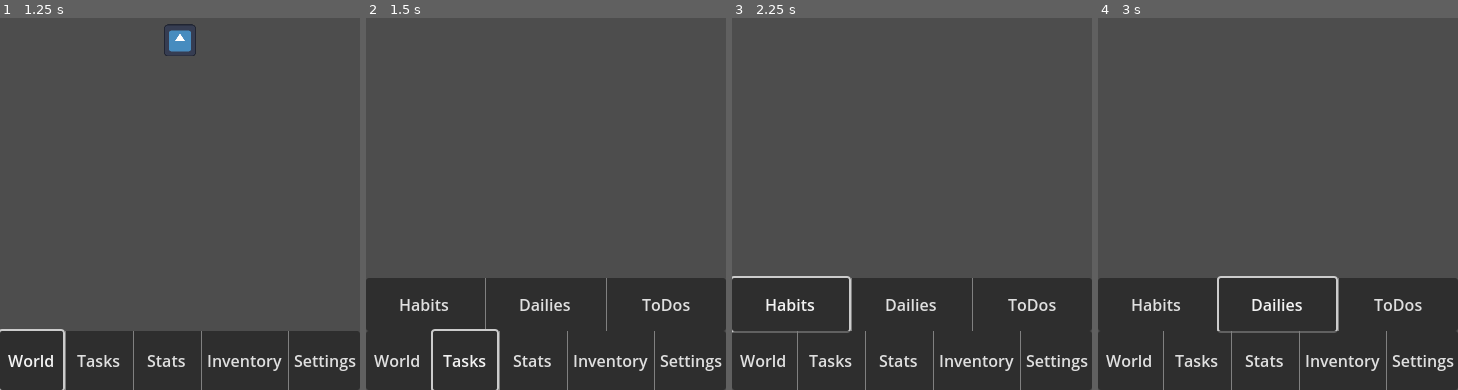
Above: before the commit, frames 1-4 (left to right).
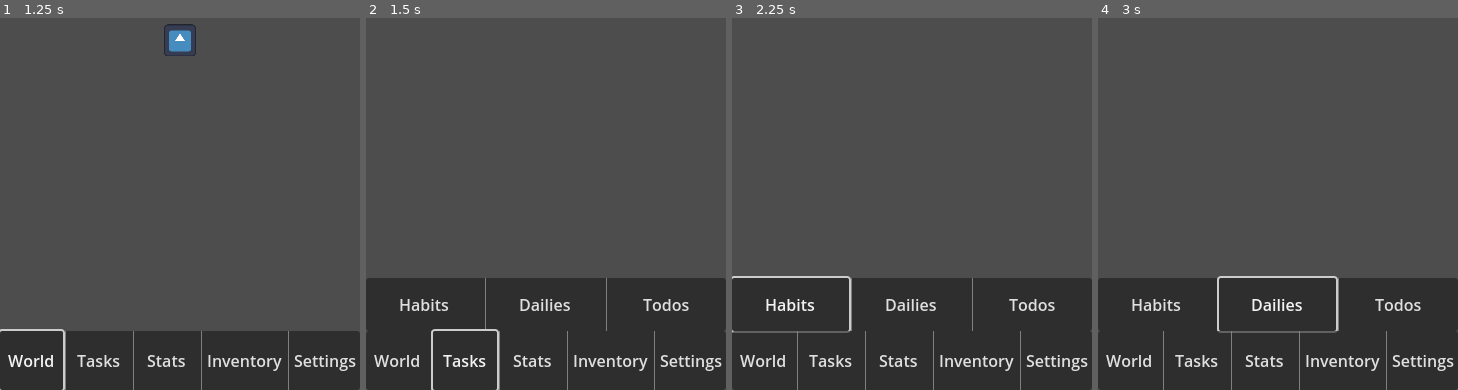
Above: after the commit, the same moments.

Repository: Knight-XAura/TaskRPG
Game: Godot game, scene res://main.tscn
Two runs of this game, one before a commit and one after it. Both use one fixed random seed, a clock stepped at 60 frames per second and the inputs below. The project has no main scene, so this scene is started directly. The engine's default icon, where the game draws it, is replaced by a stand-in: a white triangle on a blue panel in a dark square.
Inputs:
- Up to frame 1 (1.25 s): click "World" at 0.5 s
- Up to frame 2 (1.5 s): click "Tasks" at 1.25 s
- Up to frame 3 (2.25 s): click "Habits" at 2 s
- Up to frame 4 (3 s): click "Dailies" at 2.75 s

Frame 1 is identical in both runs. In frame 2, 0.2% of the frame differs, in the area x 76-90%, y 75-79%; in frame 3, 0.2%; in frame 4, 0.2%.

Commit message:
Some refactoring and preparing tasks menu

Diff:
--- a/Main.gd
+++ b/Main.gd
@@ -4,11 +4,20 @@
 @onready var view: Control = $View
 @onready var world: SubViewportContainer = $View/SVPContainer
 
-var tab_scenes: Array[PackedScene] = [null, preload("res://menu/tasks/tasks.tscn"), null]
+const TAB_SCENES: Array[PackedScene] = [
+	null,
+	preload("res://menu/tasks/tasks.tscn"),
+	preload("res://menu/stats/stats.tscn"),
+	preload("res://menu/inventory/inventory.tscn"),
+	preload("res://menu/settings/settings.tscn")
+]
 
 enum MENU_TABS {
 	WORLD = 0,
-	TASKS = 1
+	TASKS = 1,
+	STATS = 2,
+	INVENTORY = 3,
+	SETTINGS = 4
 }
 
 var current_tab_eid: MENU_TABS = MENU_TABS.WORLD
@@ -16,10 +25,10 @@
 @onready var current_tab: Control = world
 
 
-func _on_menu_pressed(new_tab_eid: int) -> void:
+func _on_navigation_bar_tab_pressed(new_tab_eid: int) -> void:
 	if current_tab_eid != new_tab_eid:
 		var tab_to_hide: Control = current_tab
-		var tab_to_show = tab_scenes[new_tab_eid].instantiate() as Control if tab_scenes[new_tab_eid] else world
+		var tab_to_show = TAB_SCENES[new_tab_eid].instantiate() as Control if TAB_SCENES[new_tab_eid] else world
 		if tab_to_show != world:
 			view.add_child(tab_to_show, true)
 		current_tab = tab_to_show
--- a/main.tscn
+++ b/main.tscn
@@ -96,6 +96,7 @@
 text = "Settings"
 flat = true
 
-[connection signal="pressed" from="HUD/Main/MenuContainer/Menu/World" to="HUD/Main" method="_on_menu_pressed" binds= [0]]
-[connection signal="pressed" from="HUD/Main/MenuContainer/Menu/Tasks" to="HUD/Main" method="_on_menu_pressed" binds= [1]]
-[connection signal="pressed" from="HUD/Main/MenuContainer/Menu/Stats" to="HUD/Main" method="_on_menu_pressed" binds= [2]]
+[connection signal="pressed" from="HUD/Main/MenuContainer/Menu/Tasks" to="HUD/Main" method="_on_navigation_bar_tab_pressed" binds= [1]]
+[connection signal="pressed" from="HUD/Main/MenuContainer/Menu/Stats" to="HUD/Main" method="_on_navigation_bar_tab_pressed" binds= [2]]
+[connection signal="pressed" from="HUD/Main/MenuContainer/Menu/Inventory" to="HUD/Main" method="_on_navigation_bar_tab_pressed" binds= [3]]
+[connection signal="pressed" from="HUD/Main/MenuContainer/Menu/Settings" to="HUD/Main" method="_on_navigation_bar_tab_pressed" binds= [4]]
--- /dev/null
+++ b/menu/inventory/inventory.tscn
@@ -0,0 +1,9 @@
+[gd_scene format=3 uid="uid://brttxe5kex8ji"]
+
+[node name="Inventory" type="Control"]
+layout_mode = 3
+anchors_preset = 15
+anchor_right = 1.0
+anchor_bottom = 1.0
+grow_horizontal = 2
+grow_vertical = 2
--- /dev/null
+++ b/menu/settings/settings.tscn
@@ -0,0 +1,9 @@
+[gd_scene format=3 uid="uid://bnrjfu5rabfqj"]
+
+[node name="Settings" type="Control"]
+layout_mode = 3
+anchors_preset = 15
+anchor_right = 1.0
+anchor_bottom = 1.0
+grow_horizontal = 2
+grow_vertical = 2
--- /dev/null
+++ b/menu/stats/stats.tscn
@@ -0,0 +1,9 @@
+[gd_scene format=3 uid="uid://dww4nr767r142"]
+
+[node name="Stats" type="Control"]
+layout_mode = 3
+anchors_preset = 15
+anchor_right = 1.0
+anchor_bottom = 1.0
+grow_horizontal = 2
+grow_vertical = 2
--- /dev/null
+++ b/menu/tasks/daily/daily.tscn
@@ -0,0 +1,9 @@
+[gd_scene format=3 uid="uid://s1lo7w6ovd05"]
+
+[node name="Daily" type="Control"]
+layout_mode = 3
+anchors_preset = 15
+anchor_right = 1.0
+anchor_bottom = 1.0
+grow_horizontal = 2
+grow_vertical = 2
--- /dev/null
+++ b/menu/tasks/habit/habit.tscn
@@ -0,0 +1,9 @@
+[gd_scene format=3 uid="uid://bw8tjt74yitnj"]
+
+[node name="Habit" type="Control"]
+layout_mode = 3
+anchors_preset = 15
+anchor_right = 1.0
+anchor_bottom = 1.0
+grow_horizontal = 2
+grow_vertical = 2
--- /dev/null
+++ b/menu/tasks/tasks.gd
@@ -0,0 +1,23 @@
+extends VBoxContainer
+
+
+@onready var view_scroll_container: ScrollContainer = $ViewScrollContainer
+
+const TASK_SCENES: Array[PackedScene] = [
+	preload("res://menu/tasks/habit/habit.tscn"),
+	preload("res://menu/tasks/daily/daily.tscn"),
+	preload("res://menu/tasks/todo/todo.tscn")
+]
+
+enum TASK_TABS {
+	HABITS = 0,
+	DAILIES = 1,
+	TODOS = 2
+}
+
+var current_tab_eid: TASK_TABS
+var current_tab: Control
+
+
+func _on_task_bar_tab_pressed(new_tab_eid: int) -> void:
+	pass
--- a/menu/tasks/tasks.tscn
+++ b/menu/tasks/tasks.tscn
@@ -1,4 +1,6 @@
-[gd_scene format=3 uid="uid://v7rvr1evp7ya"]
+[gd_scene load_steps=2 format=3 uid="uid://v7rvr1evp7ya"]
+
+[ext_resource type="Script" path="res://menu/tasks/tasks.gd" id="1_20l41"]
 
 [node name="Tasks" type="VBoxContainer"]
 anchors_preset = 15
@@ -8,14 +10,10 @@
 grow_vertical = 2
 size_flags_horizontal = 3
 size_flags_vertical = 3
+script = ExtResource("1_20l41")
 
-[node name="ScrollContainer" type="ScrollContainer" parent="."]
+[node name="ViewScrollContainer" type="ScrollContainer" parent="."]
 layout_mode = 2
-size_flags_vertical = 3
-
-[node name="Control" type="Control" parent="ScrollContainer"]
-layout_mode = 2
-size_flags_horizontal = 3
 size_flags_vertical = 3
 
 [node name="TaskMenuContainer" type="PanelContainer" parent="."]
@@ -49,8 +47,12 @@
 clip_contents = true
 layout_mode = 2
 
-[node name="ToDos" type="Button" parent="TaskMenuContainer/TaskMenu"]
+[node name="Todos" type="Button" parent="TaskMenuContainer/TaskMenu"]
 layout_mode = 2
 size_flags_horizontal = 3
-text = "ToDos"
+text = "Todos"
 flat = true
+
+[connection signal="pressed" from="TaskMenuContainer/TaskMenu/Habits" to="." method="_on_task_bar_tab_pressed" binds= [0]]
+[connection signal="pressed" from="TaskMenuContainer/TaskMenu/Dailies" to="." method="_on_task_bar_tab_pressed" binds= [1]]
+[connection signal="pressed" from="TaskMenuContainer/TaskMenu/Todos" to="." method="_on_task_bar_tab_pressed" binds= [2]]
--- /dev/null
+++ b/menu/tasks/todo/todo.tscn
@@ -0,0 +1,9 @@
+[gd_scene format=3 uid="uid://bvt3bru7numif"]
+
+[node name="Todo" type="Control"]
+layout_mode = 3
+anchors_preset = 15
+anchor_right = 1.0
+anchor_bottom = 1.0
+grow_horizontal = 2
+grow_vertical = 2
